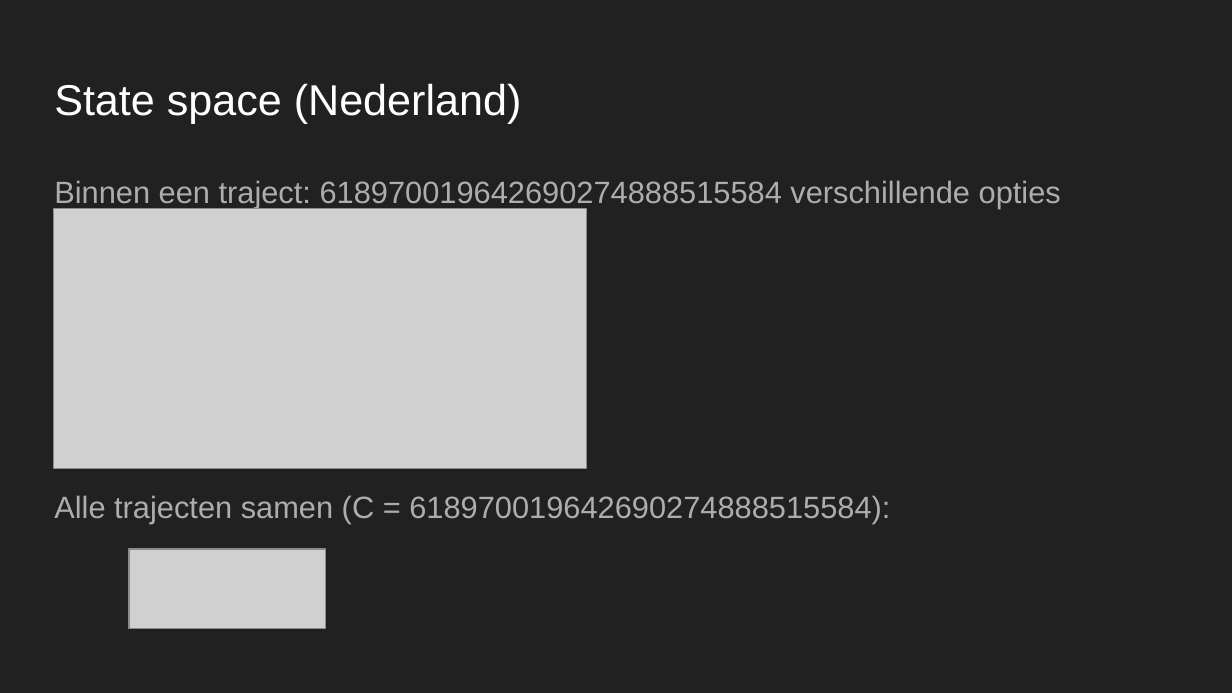
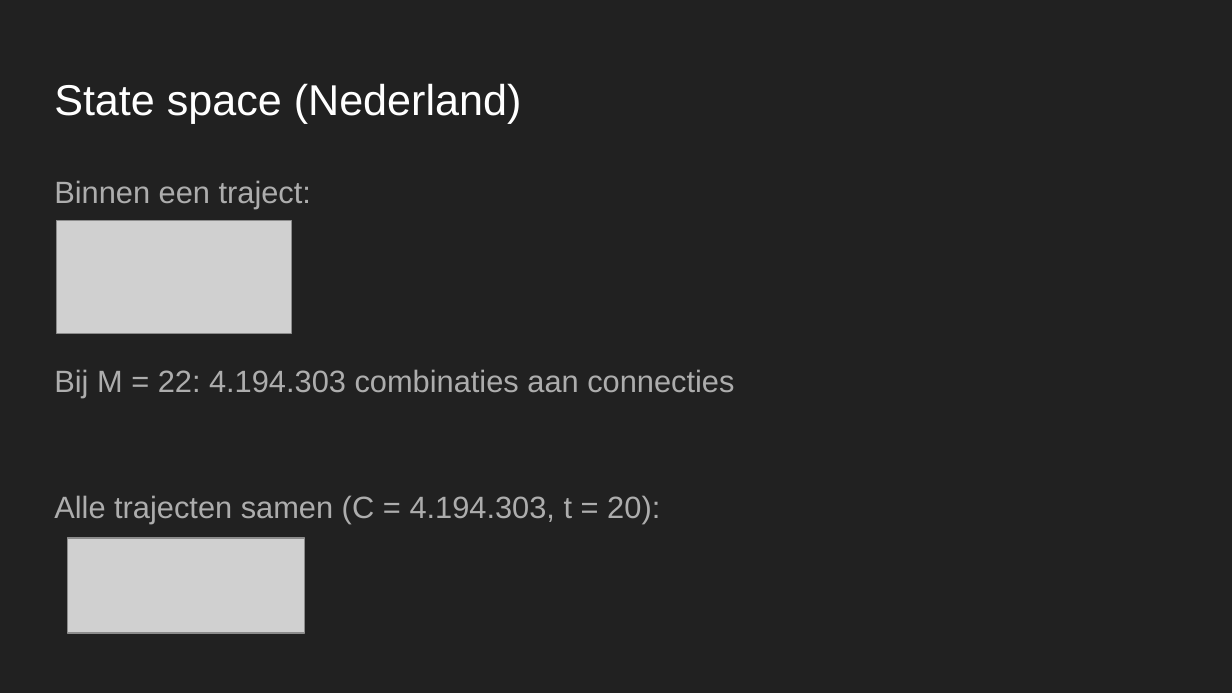
Before and after one commit to maiklarooij/Trainspotters, a slide deck: slide 6 of doc/Oefenpresentatie.pptx (slide 7 before the commit). Drawn at 1232x693 pixels with LibreOffice and Linux fonts; fonts in the diff are those of the drawing; grey boxes stand for pictures. Boxes give left, top, right and bottom in pixels: in the first picture for what was removed or moved away, otherwise in the second. Text is boxed around its words. In the diff, an @@ line names an element or a change of style, - is before the commit and + after.

```diff
--- a/doc/Oefenpresentatie.pptx
+++ b/doc/Oefenpresentatie.pptx
@@ picture removed at [53,208,586,468] @@
@@ text at [54,180,734,524]: text changed @@
-Binnen een traject: 618970019642690274888515584 verschillende opties
-Alle trajecten samen (C = 618970019642690274888515584):
+Binnen een traject:
+Bij M = 22: 4.194.303 combinaties aan connecties
+Alle trajecten samen (C = 4.194.303, t = 20):
@@ picture added at [57,221,292,334] @@
@@ picture: place and size @@
-picture at [129,549,325,630]
+picture at [68,538,306,633]
```
Also in this commit, not shown: 6 other slides changed, 4 slides added, 2 slides removed, 31 other files.
